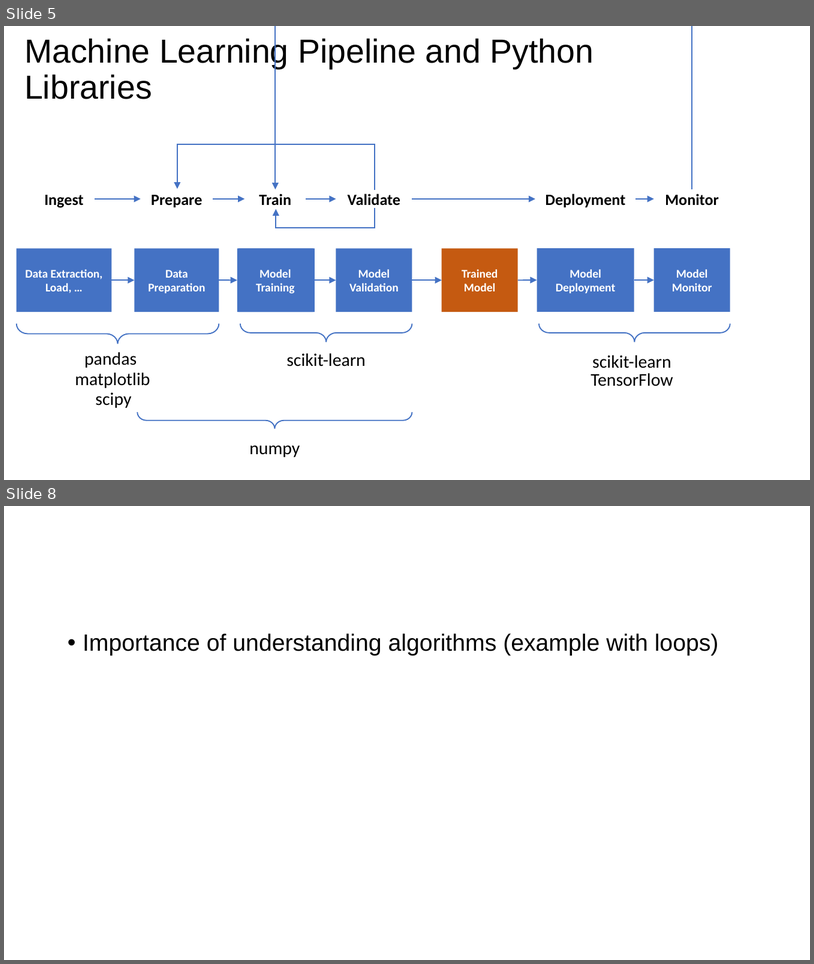
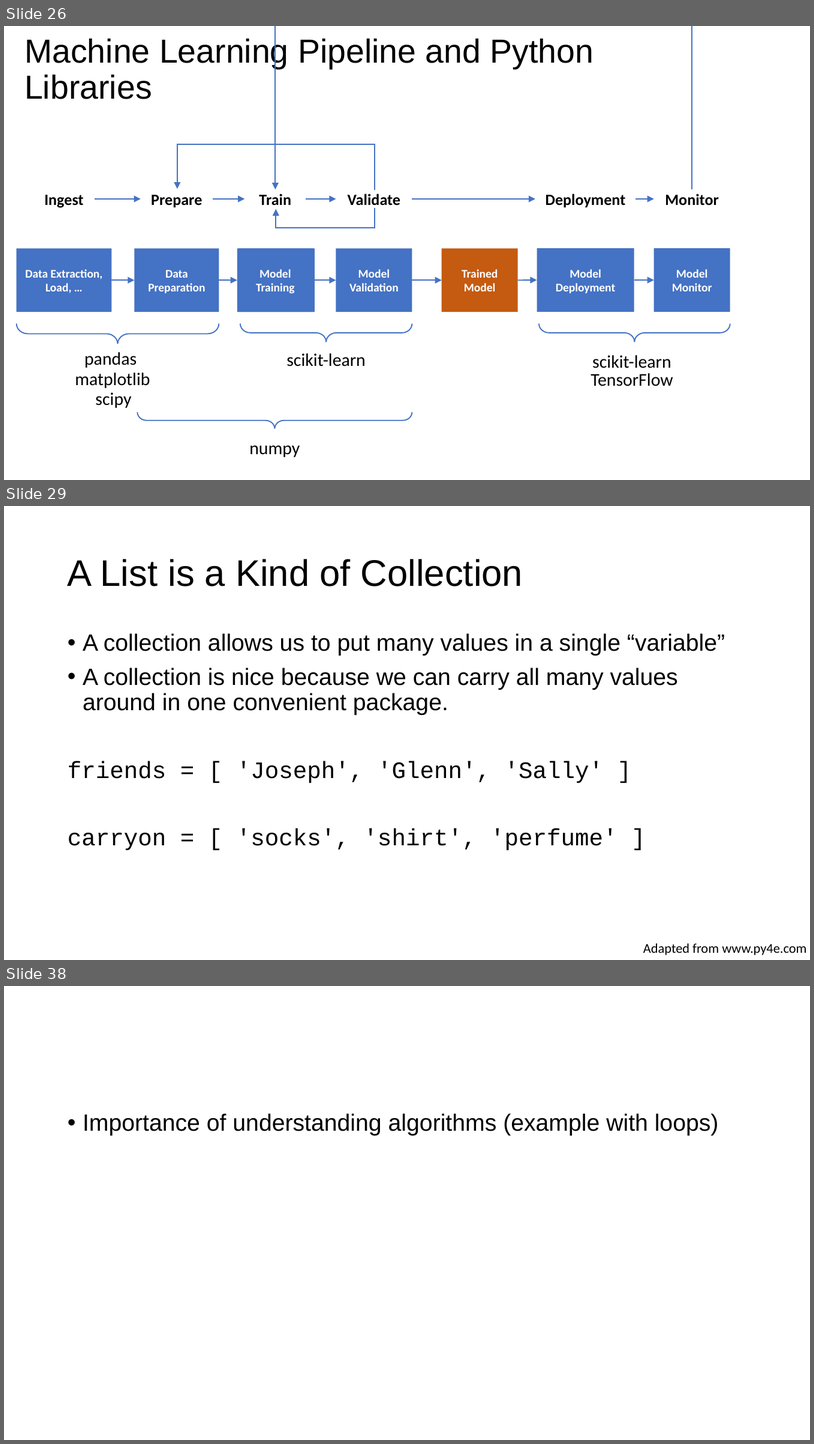
Before and after one commit to toelt-llc/MSCA-ITN-PARENT, a slide deck: DETERMINED2022/Python and scikit-learn/DETERMINED2022-toelt-Introduction Python and Scikit-learn.pptx. Shown one above the other, each under a label of ours: slides 5 and 8 before the commit, slides 26, 29 and 38 after it; the slides between them are not shown. The pictures are 814x964 and 814x1444 pixels, drawn with LibreOffice and Linux fonts; fonts in the diff are those of the drawing; background and template pictures are left out. Boxes give left, top, right and bottom in pixels: in the first picture for what was removed or moved away, otherwise in the second. Text is boxed around its words. In the diff, an @@ line names an element or a change of style, - is before the commit and + after.

```diff
--- a/DETERMINED2022/Python and scikit-learn/DETERMINED2022-toelt-Introduction Python and Scikit-learn.pptx
+++ b/DETERMINED2022/Python and scikit-learn/DETERMINED2022-toelt-Introduction Python and Scikit-learn.pptx
@@ slide 29 added at box(4, 506, 810, 960), background #FFFFFF @@
@@ title added at box(68, 559, 523, 586), 33 pt, text #000000 @@
+A List is a Kind of Collection
@@ text added at box(68, 633, 725, 850), 21 pt, text #000000 @@
+• A collection allows us to put many values in a single “variable”
+• A collection is nice because we can carry all many values around in one convenient package.
+friends = [ 'Joseph', 'Glenn', 'Sally' ]
+carryon = [ 'socks', 'shirt', 'perfume' ]
@@ text added at box(644, 943, 807, 955), 12 pt, text #000000 @@
+Adapted from www.py4e.com
@@ what was slide 5 is now slide 26 @@
@@ what was slide 8 is now slide 38 @@
```
Also in this commit, not shown: 3 slides changed, 32 other slides added, 3 slides removed, 1 other file.
